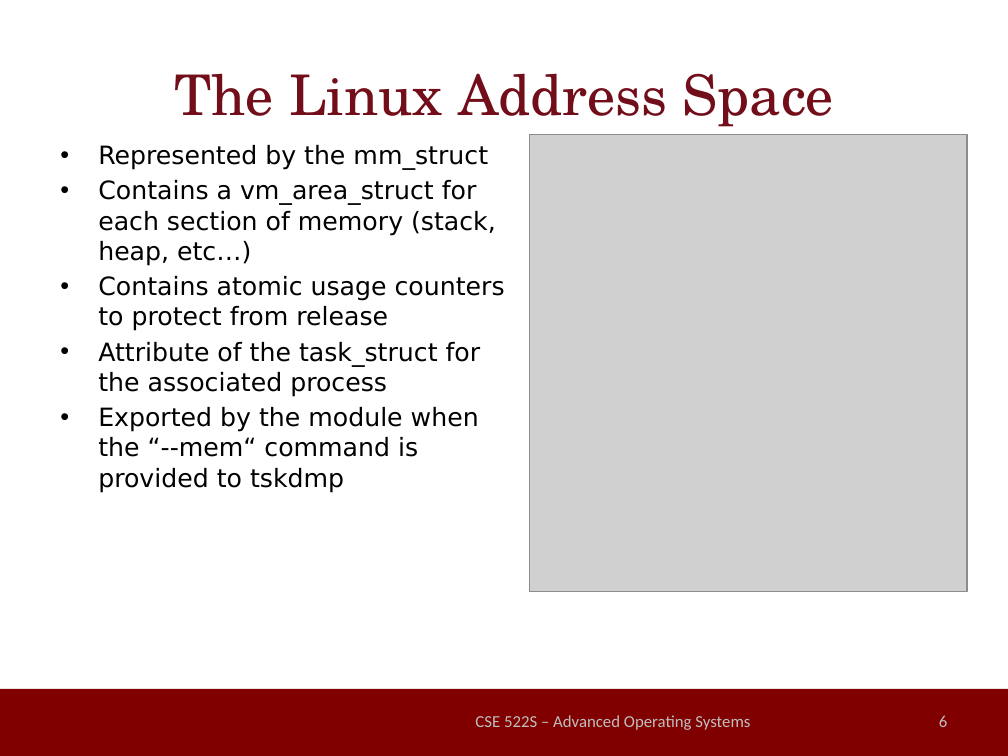
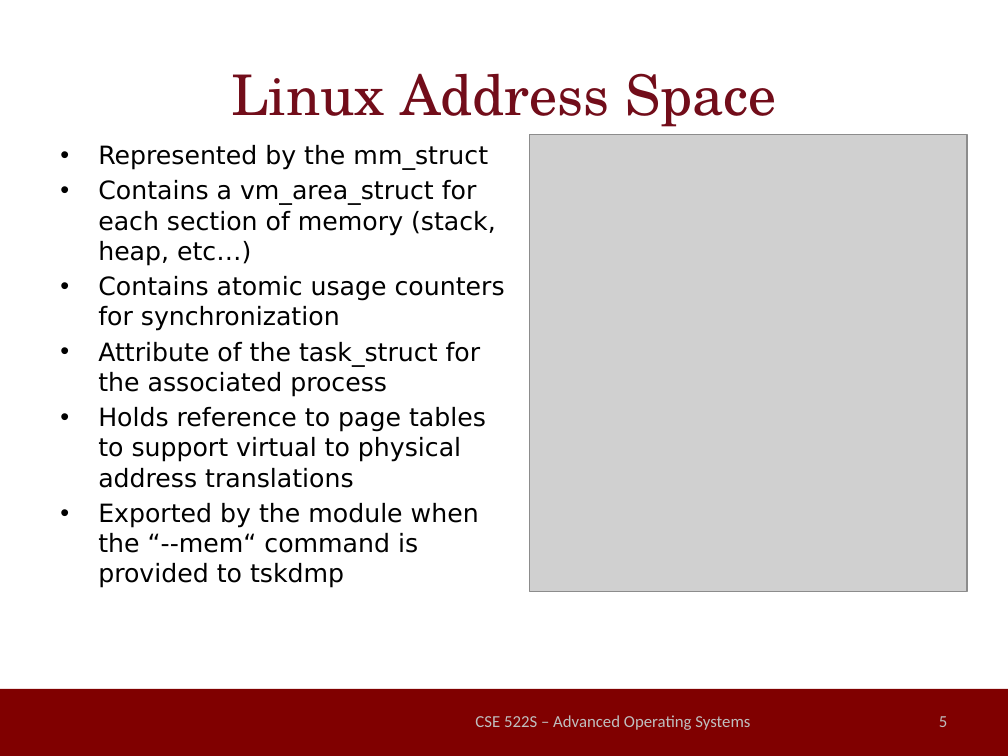
Before and after one commit to millerrt3/LinuxSuspendable, a slide deck: slide 5 of final_presentation.pptx (slide 6 before the commit). Drawn at 1008x756 pixels with LibreOffice and Linux fonts; fonts in the diff are those of the drawing; grey boxes stand for pictures; background and template pictures are left out. Boxes give left, top, right and bottom in pixels: in the first picture for what was removed or moved away, otherwise in the second. Text is boxed around its words. In the diff, an @@ line names an element or a change of style, - is before the commit and + after.

Commit message:
Added more slides involving the linux kernel structures.

```diff
--- a/final_presentation.pptx
+++ b/final_presentation.pptx
@@ title at [232,73,776,127]: text changed @@
-The Linux Address Space
+Linux Address Space
@@ text at [98,276,505,331]: text changed @@
-• Contains atomic usage counters to protect from release
+• Contains atomic usage counters for synchronization
@@ text at [98,407,486,488]: paragraph added @@
+• Holds reference to page tables to support virtual to physical address translations
@@ page number at [939,716,947,727]: text changed @@
-6
+5
```
Also in this commit, not shown: 2 other slides changed, 4 slides added.
